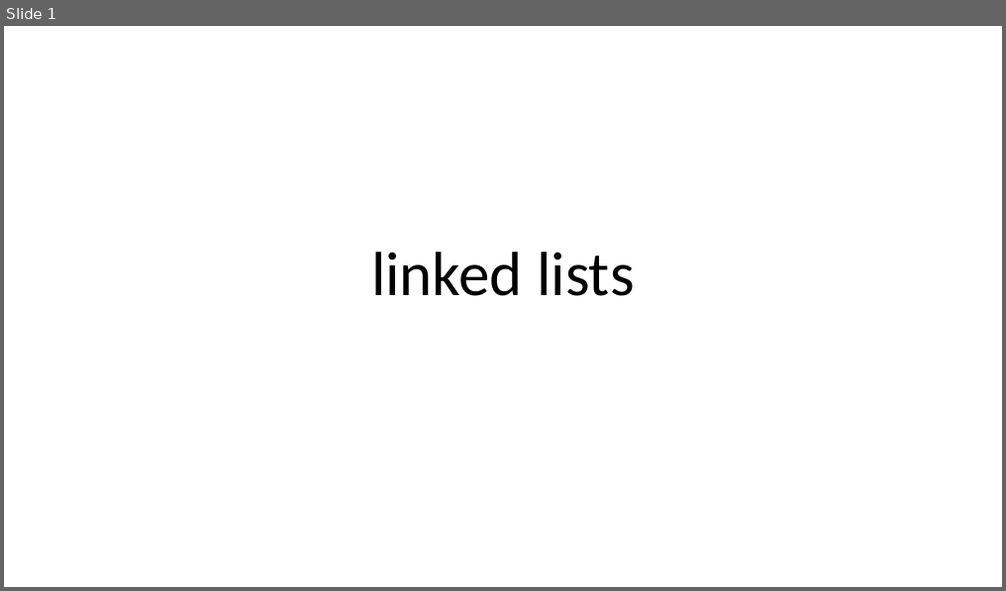
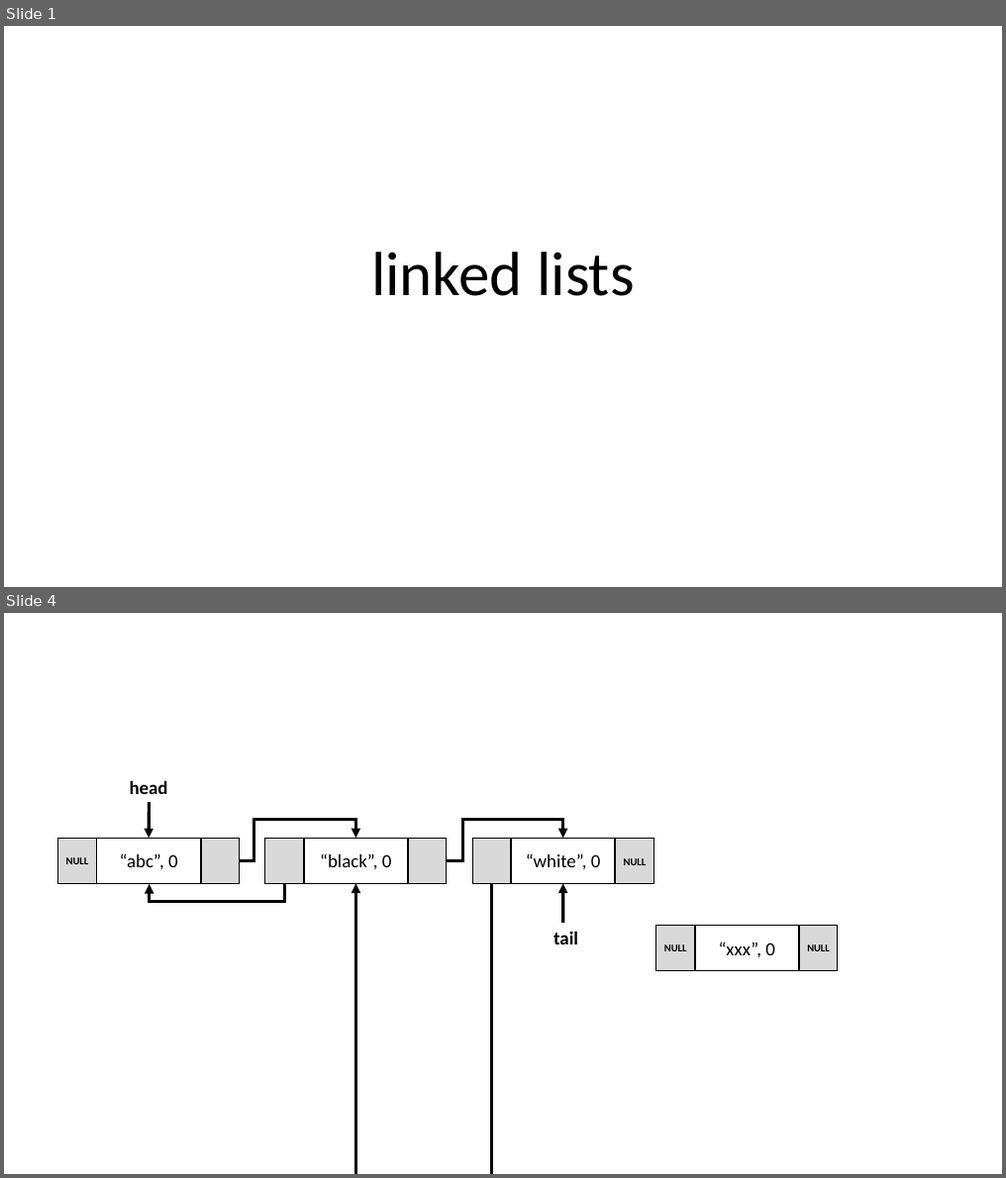
Before and after one commit to chgogos/oop, a slide deck: various/singly_linked_list.pptx. Shown one above the other, each under a label of ours: slide 1 before the commit, slides 1 and 4 after it; the slides between them are not shown. The pictures are 1006x591 and 1006x1178 pixels, drawn with LibreOffice and Linux fonts; fonts in the diff are those of the drawing. Boxes give left, top, right and bottom in pixels: in the first picture for what was removed or moved away, otherwise in the second. Text is boxed around its words. In the diff, an @@ line names an element or a change of style, - is before the commit and + after.

```diff
--- a/various/singly_linked_list.pptx
+++ b/various/singly_linked_list.pptx
@@ slide 4 added at (4,613,1002,1174), background #FFFFFF @@
@@ text added at (130,780,168,794), 18 pt, text #000000, bold @@
+head
@@ arrow added from (150, 802) to (149, 839), #000000 3 pt @@
@@ elbow arrow added from (239, 861) to (355, 839), #000000 3 pt @@
@@ elbow arrow added from (447, 861) to (563, 839), #000000 3 pt @@
@@ rectangle added at (57,839,96,884), fill #D9D9D9, outline #000000 1 pt, 10 pt, text #000000, bold @@
+NULL
@@ rectangle added at (97,839,200,884), fill #FFFFFF, outline #000000 1 pt, 18 pt, text #000000 @@
+“abc”, 0
@@ rectangle added at (201,839,239,884), fill #D9D9D9, outline #000000 1 pt @@
@@ rectangle added at (265,839,303,884), fill #D9D9D9, outline #000000 1 pt @@
@@ rectangle added at (304,839,408,884), fill #FFFFFF, outline #000000 1 pt, 18 pt, text #000000 @@
+“black”, 0
@@ rectangle added at (408,839,447,884), fill #D9D9D9, outline #000000 1 pt @@
@@ rectangle added at (472,839,511,884), fill #D9D9D9, outline #000000 1 pt @@
@@ rectangle added at (512,839,615,884), fill #FFFFFF, outline #000000 1 pt, 18 pt, text #000000 @@
+“white”, 0
@@ rectangle added at (616,839,653,884), fill #D9D9D9, outline #000000 1 pt, 10 pt, text #000000, bold @@
+NULL
@@ elbow arrow added from (285, 883) to (150, 884), #000000 3 pt @@
@@ elbow arrow added from (491, 884) to (355, 884), #000000 3 pt @@
@@ arrow added from (563, 923) to (563, 884), #000000 3 pt @@
@@ text added at (553,931,578,945), 18 pt, text #000000, bold @@
+tail
@@ rectangle added at (656,925,694,970), fill #D9D9D9, outline #000000 1 pt, 10 pt, text #000000, bold @@
+NULL
@@ rectangle added at (695,925,798,970), fill #FFFFFF, outline #000000 1 pt, 18 pt, text #000000 @@
+“xxx”, 0
@@ rectangle added at (799,925,838,970), fill #D9D9D9, outline #000000 1 pt, 10 pt, text #000000, bold @@
+NULL
```
Also in this commit, not shown: 1 slide changed, 1 other slide added, 1 other file.
